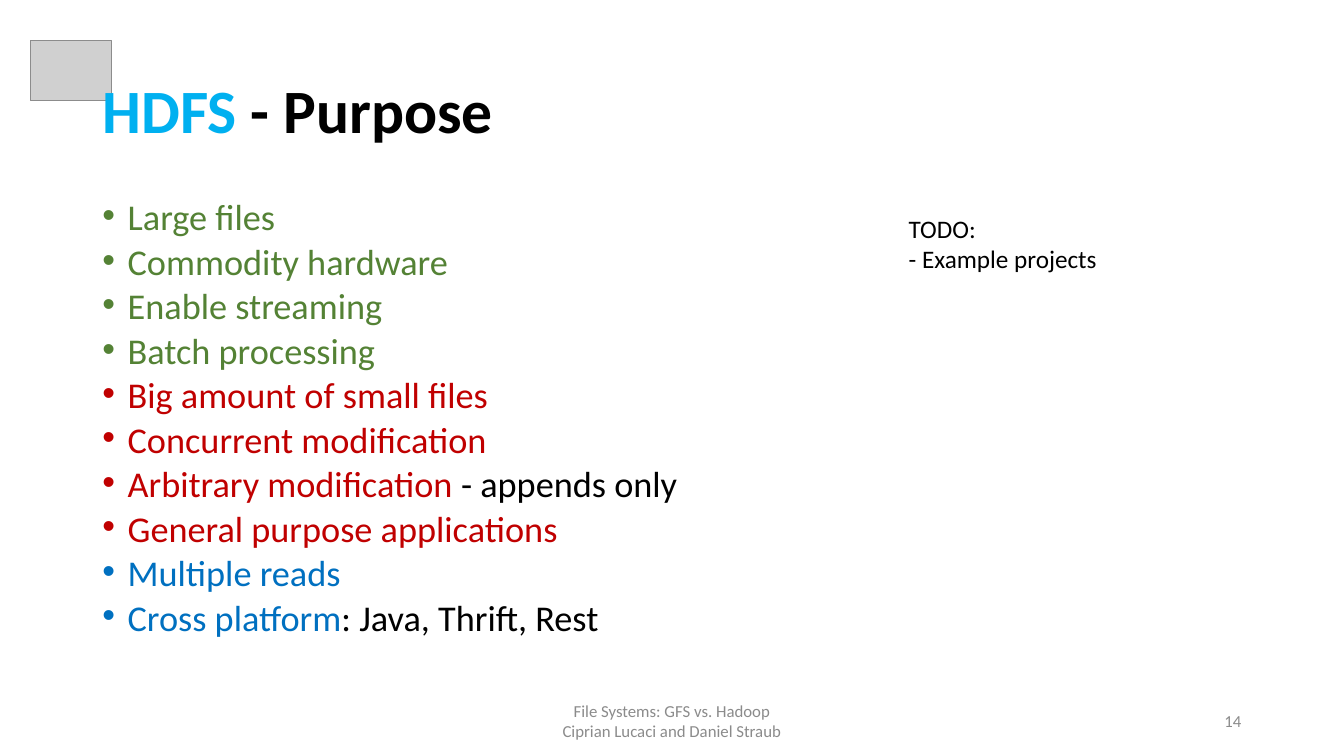
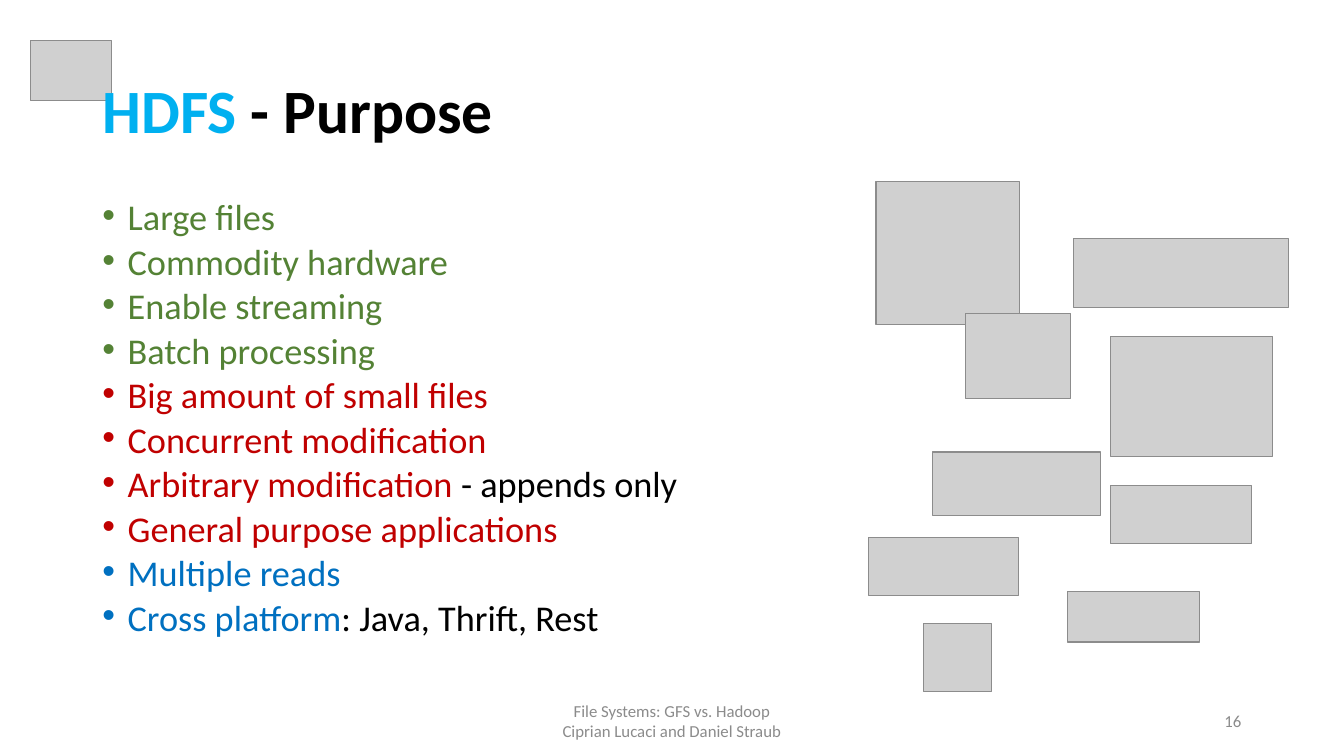
Before and after one commit to cipri7329/ss15-seminar, a slide deck: slide 16 of Presentation/DistributedFileSystems_Cipri.pptx (slide 14 before the commit). Drawn at 1344x756 pixels with LibreOffice and Linux fonts; fonts in the diff are those of the drawing; grey boxes stand for pictures; background and template pictures are left out. Boxes give left, top, right and bottom in pixels: in the first picture for what was removed or moved away, otherwise in the second. Text is boxed around its words. In the diff, an @@ line names an element or a change of style, - is before the commit and + after.

```diff
--- a/Presentation/DistributedFileSystems_Cipri.pptx
+++ b/Presentation/DistributedFileSystems_Cipri.pptx
@@ picture added at box(876, 181, 1019, 325) @@
@@ text removed at box(909, 221, 1096, 273) @@
-TODO:
-- Example projects
@@ picture added at box(1074, 239, 1290, 308) @@
@@ picture added at box(966, 314, 1071, 399) @@
@@ picture added at box(1111, 336, 1273, 456) @@
@@ picture added at box(933, 452, 1101, 515) @@
@@ picture added at box(1111, 486, 1252, 544) @@
@@ picture added at box(869, 537, 1018, 596) @@
@@ picture added at box(1068, 592, 1200, 642) @@
@@ picture added at box(924, 624, 992, 693) @@
@@ page number at box(1224, 716, 1241, 727): text changed @@
-14
+16
```
Also in this commit, not shown: 6 other slides changed, 2 slides added, 9 other files.
